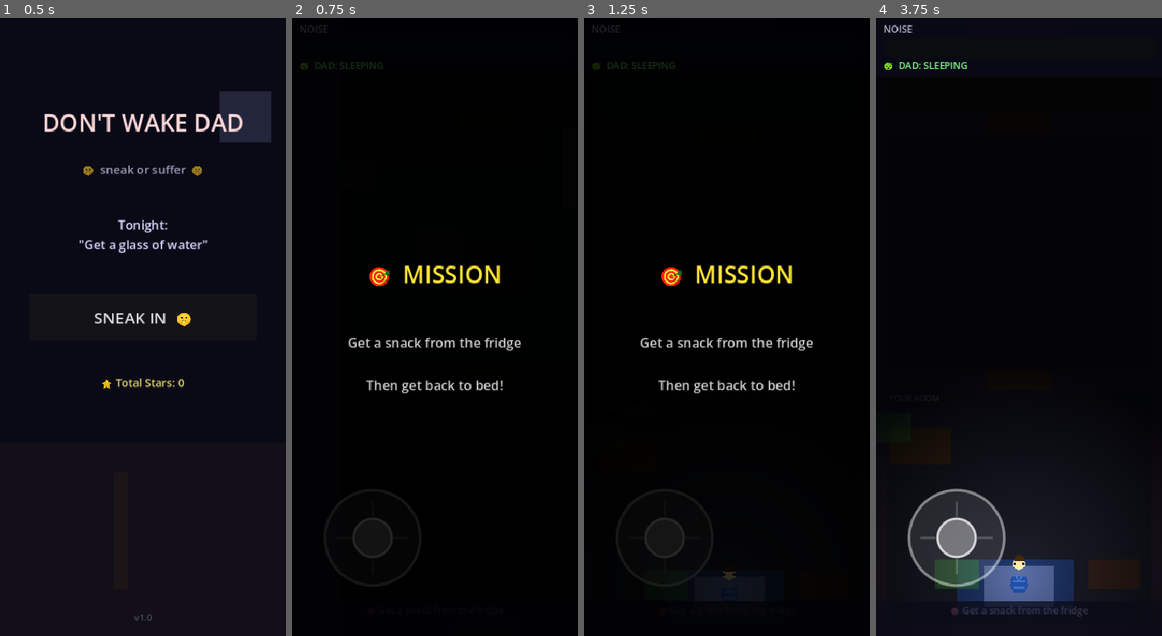
Above: before the commit, frames 1-4 (left to right).
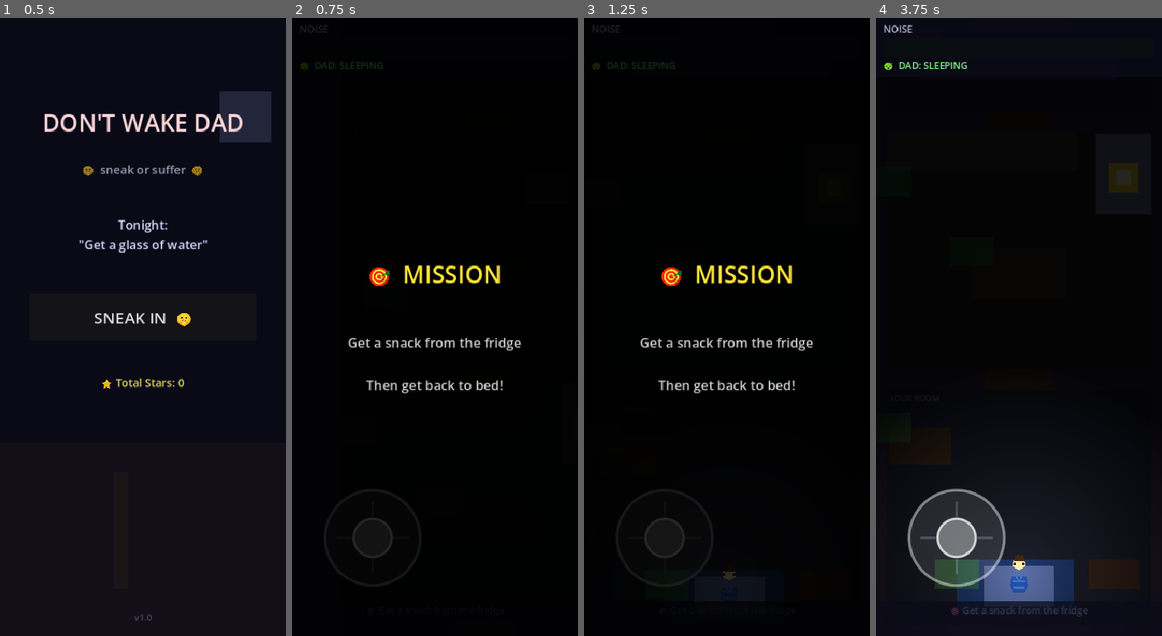
Above: after the commit, the same moments.

Repository: whitzytraiding-max/Game-idea
Game: Godot game, scene res://scenes/main_menu.tscn
Same seed, same stepped clock (60 frames per second), same inputs: the game is played once before the commit and once after it. Sound files missing from this copy of the repository are replaced by a short silence.
Inputs (mouse positions are in pixels of both pictures, inside the frame that each line leads up to):
- Up to frame 1 (0.5 s): no input
- Up to frame 2 (0.75 s): click "SNEAK IN 🤫" at 0.5 s
- Up to frame 3 (1.25 s): no input
- Up to frame 4 (3.75 s): move the mouse to (1081, 296) at 1.27 s; click (1081, 296) at 1.42 s; tap Enter at 2, 3.5 s; drag from (961, 357) to (956, 574) at 2.02 s; tap Space at 2.75 s; move the mouse to (1047, 191) at 2.77 s; click (1047, 191) at 2.92 s; drag from (1004, 450) to (890, 425) at 3.52 s

Frame 1 is identical in both runs. In frame 4, 0.5% of the frame differs, in the area x 81-92%, y 23-29%.

Commit message:
Fix crash + improve jump scare + route all dad voice through scary bus
- Fix root cause: start_run() now runs before _load_level() so
  current_required_room is set before the house generator runs
  (was causing empty node name crash at house_generator.gd:70)
- Rename 'floor' variable to 'room_floor' to clear built-in name warning
- Jump scare overhaul: big "DAD IS AWAKE / RUN OR HIDE" text instead of
  emoji, repeated screen shake pulses, louder sfx, faster fade
- Add _play_dad_voice_oneshot() — routes dad_got_you.wav through DadVoice
  bus at pitch 0.60 so the jump scare yell sounds as deep as the rest

Co-Authored-By: Claude Sonnet 4.6 <noreply@anthropic.com>

Diff:
--- a/dont-wake-dad/scripts/game.gd
+++ b/dont-wake-dad/scripts/game.gd
@@ -29,8 +29,8 @@
 
 func _ready() -> void:
 	add_to_group("game")
+	GameManager.start_run()   # must run first — sets current_required_room for the generator
 	_load_level()
-	GameManager.start_run()
 	# Show mission briefing for 3 seconds at run start
 	_show_phase_announcement(
 		"🎯  MISSION",
@@ -95,7 +95,7 @@
 
 func _load_level() -> void:
 	# Number of middle rooms scales with runs played (2 min, 5 max)
-	var num_middle: int = clampi(2 + GameManager.current_run / 4, 2, 5)
+	var num_middle: int = clampi(2 + GameManager.current_run / 4, 2, 5)  # integer division intentional
 	var gen := preload("res://scripts/house_generator.gd").new()
 	_current_level = gen.generate(GameManager.current_required_room, num_middle)
 	_level_container.add_child(_current_level)
@@ -253,50 +253,57 @@
 			spot.glow_for_dad()
 
 func _play_jump_scare() -> void:
-	# 1. Kill all audio — DEAD SILENCE is the scariest thing
+	# 1. Kill all audio — dead silence before the hit
 	if _ambience_player: _ambience_player.volume_db = -80
 	if _heartbeat_player: _heartbeat_player.stop()
 
-	# 2. Silence pause — 0.3s. Player relaxes. THEN it hits.
-	await get_tree().create_timer(0.3).timeout
-
-	# 3. HORROR STING + DOOR SLAM at same moment — massive audio impact
-	_play_oneshot("res://audio/sfx/door_slam.wav", 8.0)
-	_play_oneshot("res://audio/sfx/horror_sting.wav", 6.0)
-
-	# 4. WHITE FLASH — 0.05s of white fills screen before face appears
-	if _jump_scare_bg:
-		_jump_scare_bg.color = Color(1, 1, 1, 1)
-	if _jump_scare:
-		_jump_scare.visible = true
+	# 2. Tension pause — 0.4s of pure silence
+	await get_tree().create_timer(0.4).timeout
+
+	# 3. Door slam + horror sting hit together
+	_play_oneshot("res://audio/sfx/door_slam.wav", 10.0)
+	_play_oneshot("res://audio/sfx/horror_sting.wav", 7.0)
+	add_screen_shake(1.0)
+
+	# 4. Instant WHITE FLASH
+	if _jump_scare_bg: _jump_scare_bg.color = Color(1, 1, 1, 1)
+	if _jump_scare: _jump_scare.visible = true
 	if _jump_scare_face: _jump_scare_face.modulate = Color(1, 1, 1, 0)
 	if _jump_scare_text: _jump_scare_text.modulate = Color(1, 1, 1, 0)
 
-	await get_tree().create_timer(0.05).timeout
-
-	# 5. Slam to dark red + face pops in instantly — no easing
-	if _jump_scare_bg:
-		_jump_scare_bg.color = Color(0.15, 0.0, 0.0, 1)
-	if _jump_scare_face: _jump_scare_face.modulate = Color(1, 0.3, 0.3, 1)
-	if _jump_scare_text: _jump_scare_text.modulate = Color(1, 0.1, 0.1, 1)
+	await get_tree().create_timer(0.06).timeout
+
+	# 5. Slam to deep red — big angry text, no emoji
+	if _jump_scare_bg: _jump_scare_bg.color = Color(0.08, 0.0, 0.0, 1)
+	if _jump_scare_face:
+		_jump_scare_face.text = "DAD\nIS\nAWAKE"
+		_jump_scare_face.add_theme_font_size_override("font_size", 72)
+		_jump_scare_face.modulate = Color(1.0, 0.05, 0.05, 1)
+	if _jump_scare_text:
+		_jump_scare_text.text = "RUN  OR  HIDE"
+		_jump_scare_text.add_theme_font_size_override("font_size", 22)
+		_jump_scare_text.modulate = Color(1.0, 0.3, 0.3, 1)
 	add_screen_shake(1.0)
 
-	# 6. Dad yells while face is up
-	await get_tree().create_timer(0.15).timeout
-	_play_oneshot("res://audio/dad/dad_got_you.wav", 2.0)
-
-	# 7. Hold — player has time to panic
-	await get_tree().create_timer(1.2).timeout
-
-	# 8. Fade out all children
+	# 6. Deep scary dad yell on DadVoice bus
+	await get_tree().create_timer(0.1).timeout
+	_play_dad_voice_oneshot("res://audio/dad/dad_got_you.wav", 4.0)
+
+	# 7. Rapid shake pulses while text is up
+	for _i in range(3):
+		await get_tree().create_timer(0.18).timeout
+		add_screen_shake(0.5)
+
+	await get_tree().create_timer(0.6).timeout
+
+	# 8. Fade out fast
 	if _jump_scare:
 		var tween := create_tween().set_parallel(true)
-		if _jump_scare_bg:   tween.tween_property(_jump_scare_bg,   "modulate:a", 0.0, 0.4)
-		if _jump_scare_face: tween.tween_property(_jump_scare_face, "modulate:a", 0.0, 0.4)
-		if _jump_scare_text: tween.tween_property(_jump_scare_text, "modulate:a", 0.0, 0.4)
+		if _jump_scare_bg:   tween.tween_property(_jump_scare_bg,   "modulate:a", 0.0, 0.25)
+		if _jump_scare_face: tween.tween_property(_jump_scare_face, "modulate:a", 0.0, 0.25)
+		if _jump_scare_text: tween.tween_property(_jump_scare_text, "modulate:a", 0.0, 0.25)
 		tween.chain().tween_callback(func():
 			if _jump_scare: _jump_scare.visible = false
-			# Reset for next time
 			if _jump_scare_bg:
 				_jump_scare_bg.color    = Color(0, 0, 0, 1)
 				_jump_scare_bg.modulate = Color(1, 1, 1, 1)
@@ -304,9 +311,9 @@
 			if _jump_scare_text: _jump_scare_text.modulate = Color(1, 1, 1, 1)
 		)
 
-	# 9. Chase music slams in hard
+	# 9. Chase music in hard right after fade
 	if _music_player and _music_player.stream:
-		_music_player.volume_db = -14
+		_music_player.volume_db = -10
 		_music_player.play()
 
 func _on_dad_returned() -> void:
@@ -362,6 +369,19 @@
 	p.play()
 	p.finished.connect(p.queue_free)
 
+func _play_dad_voice_oneshot(path: String, vol: float) -> void:
+	var s: Resource = load(path)
+	if not s:
+		return
+	var p := AudioStreamPlayer.new()
+	p.stream = s
+	p.volume_db = vol
+	p.pitch_scale = 0.60
+	p.bus = "DadVoice"
+	add_child(p)
+	p.play()
+	p.finished.connect(p.queue_free)
+
 func _spawn_random_lego() -> void:
 	if not _current_level:
 		return
--- a/dont-wake-dad/scripts/house_generator.gd
+++ b/dont-wake-dad/scripts/house_generator.gd
@@ -72,10 +72,10 @@
 	root.add_child(c)
 
 	# Floor
-	var floor := ColorRect.new()
-	floor.size = Vector2(ROOM_W, ROOM_H)
-	floor.color = _floor_color(rtype)
-	c.add_child(floor)
+	var room_floor := ColorRect.new()
+	room_floor.size = Vector2(ROOM_W, ROOM_H)
+	room_floor.color = _floor_color(rtype)
+	c.add_child(room_floor)
 
 	# Room name label
 	var lbl := Label.new()
